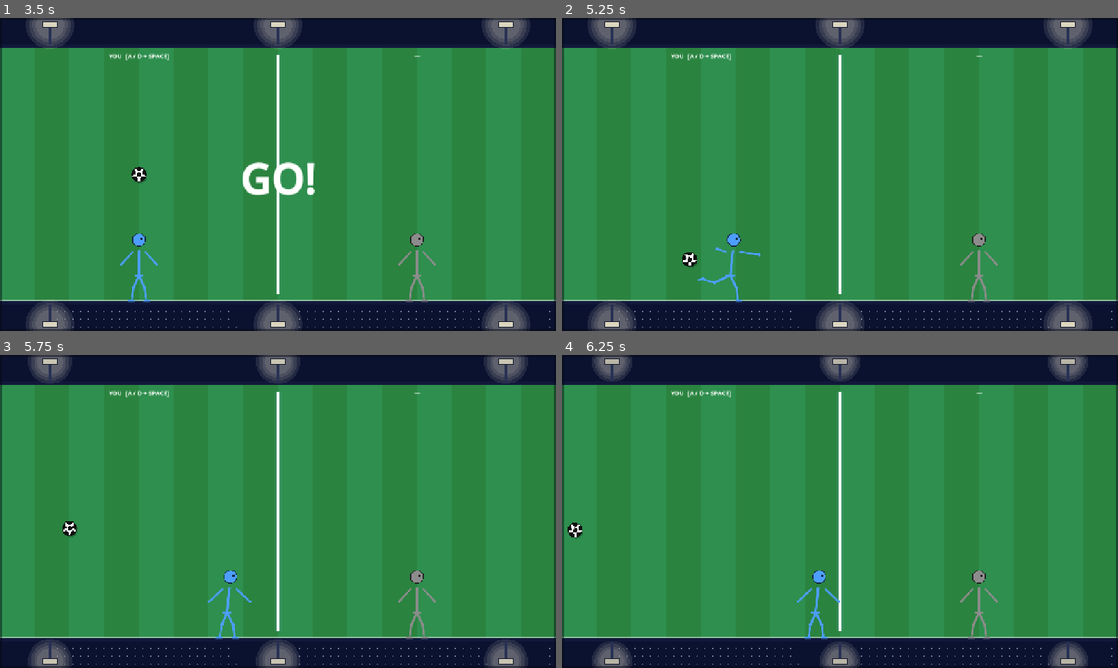
Above: before the commit, frames 1-4 (two rows, left to right).
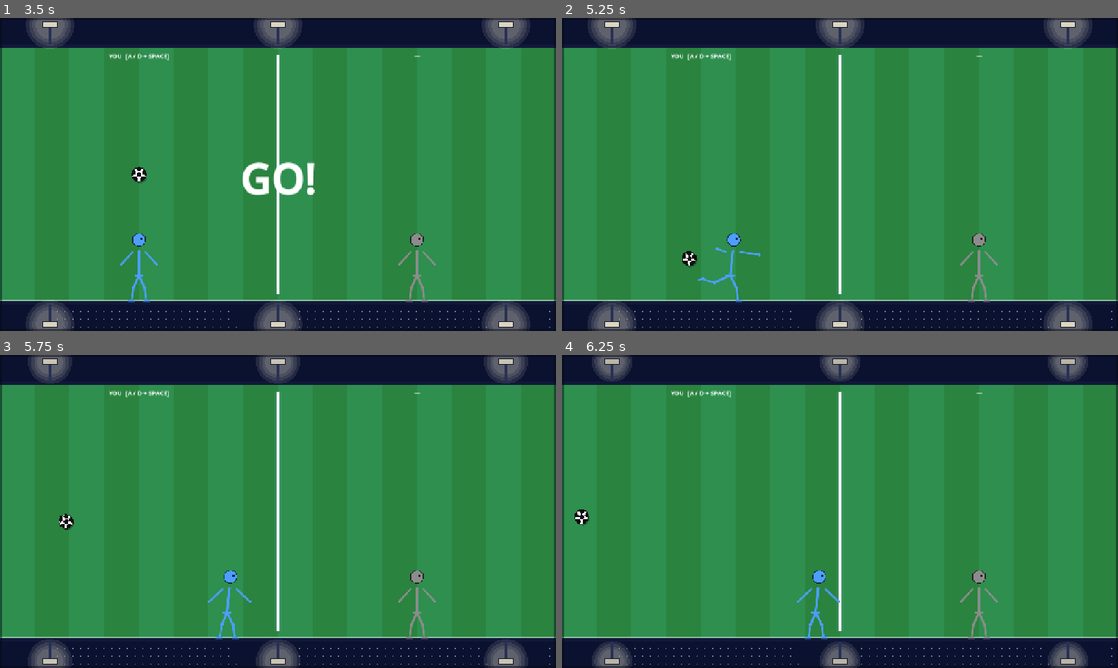
Above: after the commit, the same moments.

Repository: lukalklikadze/fighting-game
Game: Godot game, scene res://minigames/juggling/scenes/Juggling.tscn
Two runs of this game, one before a commit and one after it. Both use one fixed random seed, a clock stepped at 60 frames per second and the inputs below. This scene is started directly instead of the project's main scene.
Inputs (mouse positions are in pixels of both pictures, inside the frame that each line leads up to):
- Up to frame 1 (3.5 s): tap Enter at 0.5, 2.75, 2.85 s; move the mouse to (250, 237) at 0.52 s; hold Enter 0.53-1.28 s; hold D 0.53-2.03 s; click (250, 237) at 0.67 s; tap Space at 0.77, 1.25, 1.52, 3.02 s; move the mouse to (444, 221) at 1.27 s; tap Keypad Enter at 1.35 s; move the mouse to (111, 127) at 2.02 s; hold A from 2.03 s (still down); tap Backspace at 2.1 s; move the mouse to (305, 174) at 2.77 s; click (305, 174) at 2.92 s
- Up to frame 2 (5.25 s): tap Space at 3.5, 3.77, 4.52 s; move the mouse to (756, 96) at 3.52 s; hold Keypad Enter 3.53-4.28 s; move the mouse to (962, 158) at 4.27 s; release A at 4.28 s; hold D from 4.28 s (still down); tap Backspace at 4.35 s; move the mouse to (728, 190) at 5.02 s; hold Enter from 5.03 s (still down); click (728, 190) at 5.17 s
- Up to frame 3 (5.75 s): keep holding D; keep holding Enter
- Up to frame 4 (6.25 s): keep holding D; move the mouse to (895, 442) at 5.77 s; release Enter at 5.78 s; tap Keypad Enter at 5.85 s; tap Space at 6.02 s

Frame 1 is identical in both runs. In frame 2, less than 0.1% of the frame differs, in the area x 21-25%, y 74-80%; in frame 3, 0.2%; in frame 4, 0.2%, in the area x 1-5%, y 49-59%.

Commit message:
Juggling: smooth continuous speed ramp instead of discrete jumps
Kick multiplier now grows linearly from 1.0 to 2.8 over ~53 seconds.
Ball in-air velocity scales up by 0.6% per second continuously.

Co-Authored-By: Claude Sonnet 4.6 <noreply@anthropic.com>

Diff:
--- a/minigames/juggling/scripts/juggling.gd
+++ b/minigames/juggling/scripts/juggling.gd
@@ -29,8 +29,8 @@
 const KICK_RANGE_Y := 95.0     # max height above ground for kick to connect
 
 # ─── Speed ramp ───────────────────────────────────────────────────────────────
-const RAMP_INTERVAL := 5.0     # seconds between speed increases
-const RAMP_FACTOR   := 1.08    # multiplier per interval
+const RAMP_PER_SEC  := 0.034   # kick multiplier gained per second (1.0 → 2.8 in ~53 s)
+const BVEL_PER_SEC  := 0.006   # fractional in-air speed gain per second
 
 # ─── Stick figure ─────────────────────────────────────────────────────────────
 const HEAD_R    := 15.0
@@ -157,13 +157,11 @@
 		if not solo: _net_lost.rpc()
 		return
 
-	# ── Speed ramp ───────────────────────────────────────────────────────────
+	# ── Continuous speed ramp ────────────────────────────────────────────────
 	my_ramp_t += delta
-	if my_ramp_t >= RAMP_INTERVAL:
-		my_ramp_t = 0.0
-		my_speed  = min(my_speed * RAMP_FACTOR, 2.8)
-		if my_bvel.length() < MAX_BSPEED:
-			my_bvel *= 1.05   # gradually speed up ball in air too
+	my_speed   = minf(1.0 + my_ramp_t * RAMP_PER_SEC, 2.8)
+	if my_bvel.length() < MAX_BSPEED:
+		my_bvel *= 1.0 + BVEL_PER_SEC * delta
 
 # ══════════════════════════════════ INPUT ══════════════════════════════════════
 func _input(event: InputEvent) -> void:
